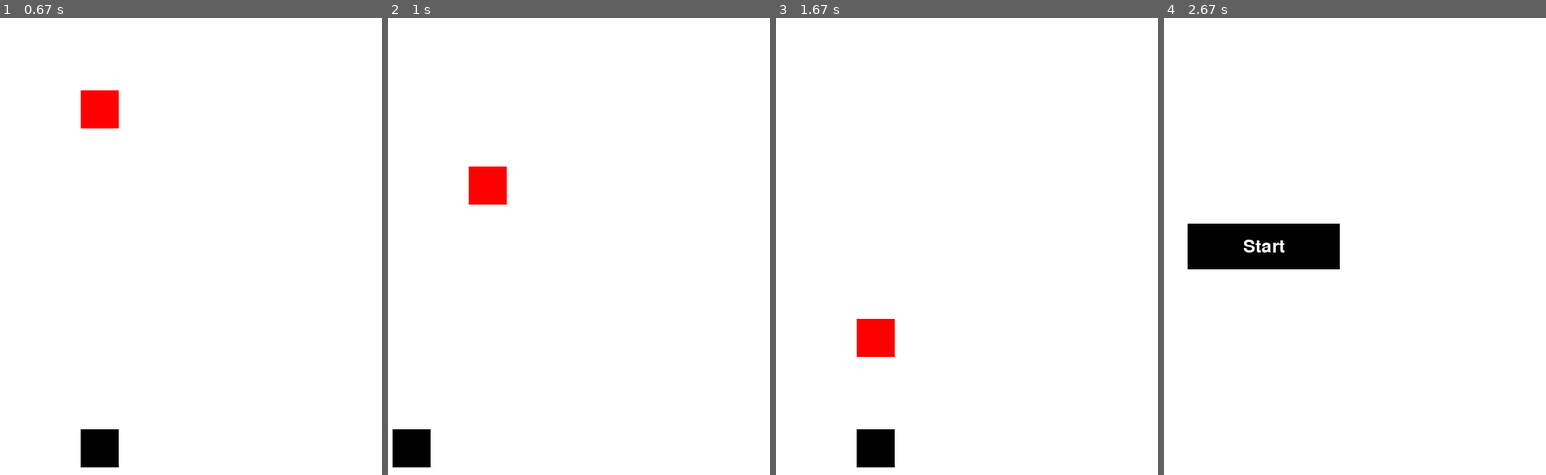
Above: before the commit, frames 1-4 (left to right).
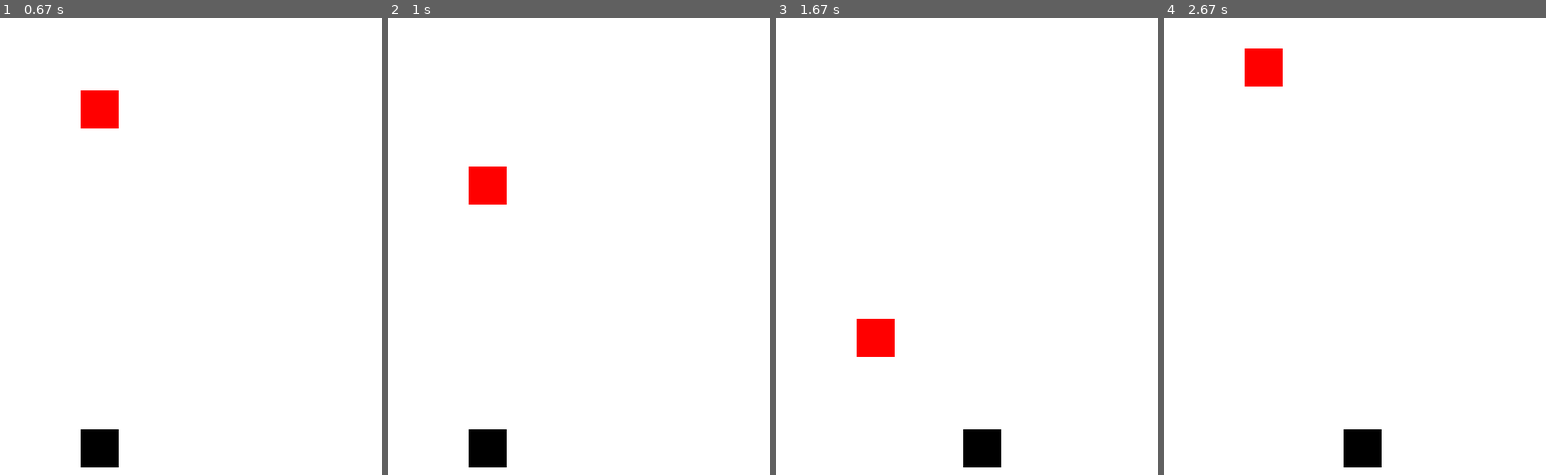
Above: after the commit, the same moments.

Repository: zwazel/pygame-experiment
Game: pygame game, started from main.py
Two runs of this game, one before a commit and one after it. Both use one fixed random seed, a clock stepped at 60 frames per second and the inputs below.
Inputs:
- Up to frame 1 (0.67 s): click "Start" at 0.38 s
- Up to frame 2 (1 s): hold A from 0.67 s (still down); hold Right from 0.67 s (still down)
- Up to frame 3 (1.67 s): release A at 1.13 s; release Right at 1.13 s; hold D 1.17-1.63 s
- Up to frame 4 (2.67 s): hold Right 1.67-2.13 s; hold A from 2.17 s (still down)

Frame 1 is identical in both runs. In frame 2, 1.7% of the frame differs, in the area x 1-32%, y 90-99%; in frame 3, 1.7%; in frame 4, 5.5%, in the area x 6-57%, y 6-99%.

Commit message:
arrow movement

Diff:
--- a/main.py
+++ b/main.py
@@ -75,9 +75,9 @@
 
         # Move the black square based on keyboard input
         keys = pygame.key.get_pressed()
-        if keys[pygame.K_a] and black_square_x > 0:
+        if keys[pygame.K_a] or keys[pygame.K_LEFT] and black_square_x > 0:
             black_square_x -= black_square_speed
-        if keys[pygame.K_d] and black_square_x < width - black_square_size:
+        if keys[pygame.K_d] or keys[pygame.K_RIGHT] and black_square_x < width - black_square_size:
             black_square_x += black_square_speed
 
         # Collision detection
@@ -100,8 +100,8 @@
         pygame.draw.rect(screen, red_square_color, (red_square_x, red_square_y, red_square_size, red_square_size))
 
         # Draw the black square
-        pygame.draw.rect(screen, black_square_color, (black_square_x, black_square_y, black_square_size,
-                                                      black_square_size))
+        pygame.draw.rect(screen, black_square_color,
+                         (black_square_x, black_square_y, black_square_size, black_square_size))
 
     # Update the display
     pygame.display.flip()
